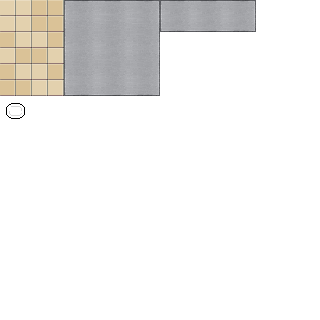
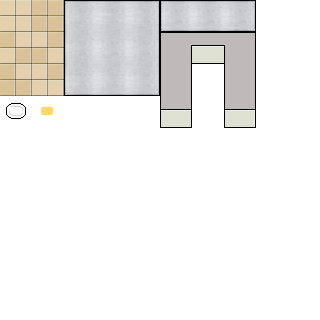
Revision of a layered (320, 320) image; what changed, layer by layer:
added layer "Layer 2" (60%) above "Walls" over [161, 46, 255, 127]
added layer "Walls" above "Layer 1" over [160, 32, 256, 128]
"Layer 1": opacity 61% → 41%, blend normal → screen over [66, 2, 254, 94]
painted on "Benches" over [64, 0, 256, 96]
renamed "Plate" to "Plate + Food", painted on it over [10, 103, 53, 119]
